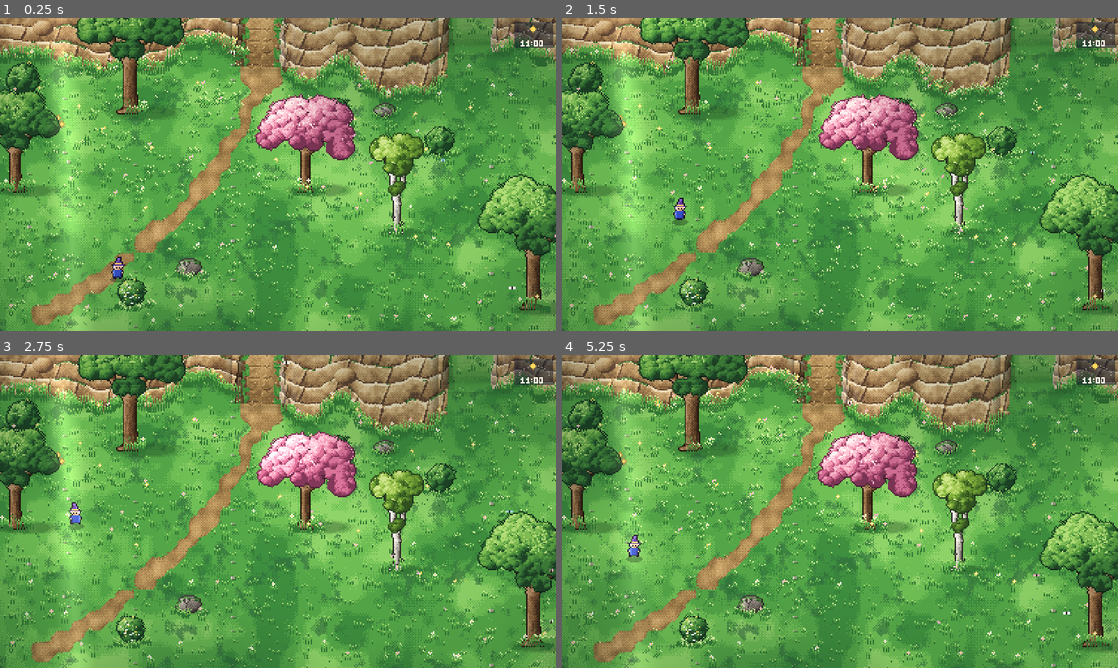
Above: before the commit, frames 1-4 (two rows, left to right).
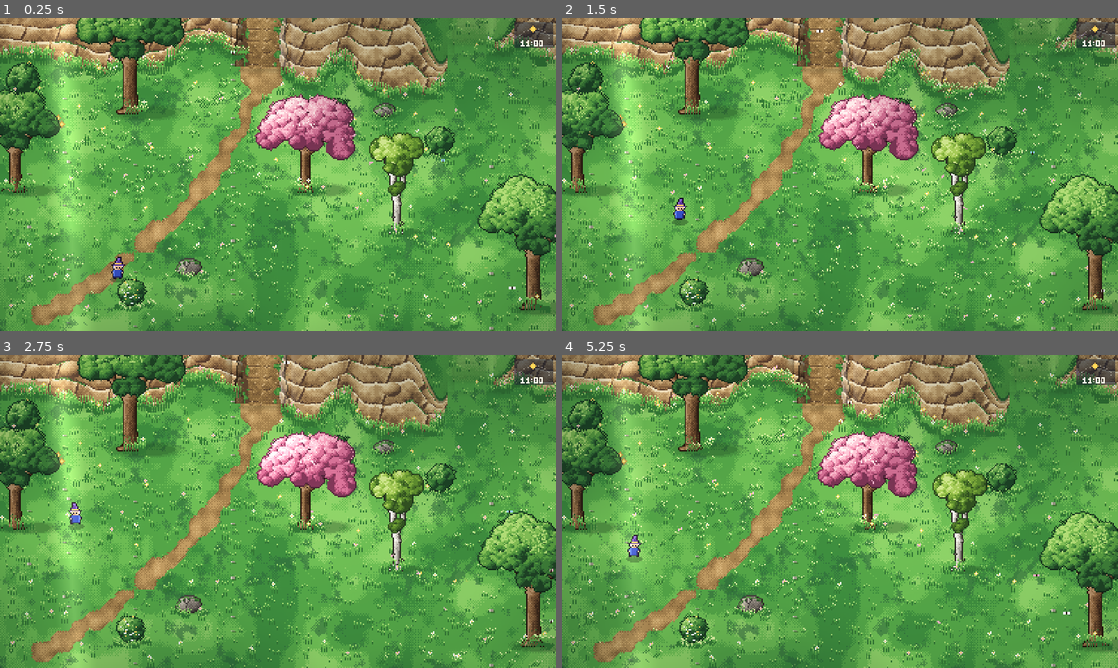
Above: after the commit, the same moments.

Repository: OMEN-2778/Verdelia
Game: Godot game, scene res://scenes/cliff_demo.tscn
The game is run twice, just before and just after one commit, with the same random seed, the same clock (stepped at 60 frames per second) and the same inputs. This scene is started directly instead of the project's main scene.
Inputs:
- Up to frame 1 (0.25 s): no input
- Up to frame 2 (1.5 s): hold Up (ui_up) from 0.53 s (still down)
- Up to frame 3 (2.75 s): release Up (ui_up) at 2.03 s; hold Left (ui_left) from 2.03 s (still down)
- Up to frame 4 (5.25 s): release Left (ui_left) at 3.53 s; hold Down (ui_down) 3.53-4.28 s; hold Right (ui_right) 4.28-5.03 s; hold Up (ui_up) from 5.03 s (still down)

The runs differ from the first frame. In frame 1, 4.3% of the frame differs, in the area x 2-100%, y 0-32%; in frame 2, 4.3%; in frame 3, 4.2%; in frame 4, 4.5%.

Commit message:
Give ramps depth: gullies into the high ground, cliffs sinking into grass slopes
- Earthen slopes and stairs run on past the top edge as a gully between banks
  that rise from nothing at its fading far end; banks are shaded left / lit
  right, cast shadow on the floor, and collide
- Floor shading runs from the gully's far end down to the foot
- Grass slopes have no cut walls: the cliff top comes down toward the slope on
  both sides so the face sinks into it, and the high ground rolls down shaded

Co-Authored-By: Claude Opus 5.5 <noreply@anthropic.com>
Claude-Session: https://claude.ai/code/session_01Y3QepJTJgk9rCJ93wTDK78

Diff:
--- a/world/cliff/cliff_band.gd
+++ b/world/cliff/cliff_band.gd
@@ -57,6 +57,7 @@
 		_queue()
 
 var _top := PackedFloat32Array()
+var _top_orig := PackedFloat32Array()  # top edge before grass slopes lowered it
 var _bottom := PackedFloat32Array()
 var _x0 := 0
 var _y0 := 0
@@ -89,10 +90,11 @@
 	for p in points:
 		ymin = minf(ymin, p.y)
 		ymax = maxf(ymax, p.y)
-	_y0 = int(ymin) - 18
+	_y0 = int(ymin) - 18 - (_notch_len() if not ramps.is_empty() else 0)  # room for ramp gullies
 	var h := int(ymax) + face + 36 - _y0
 	_img = Image.create(w, h, false, Image.FORMAT_RGBA8)
 	_shape(w)
+	_taper_for_grass_slopes(w)
 	_paint_face(w)
 	_paint_lip(w)
 	_paint_vines(w)
@@ -302,56 +304,66 @@
 		_put(x, by + 2, Color(MARBLE[1]))
 
 
-## A ramp cut through the face: the floor (earthen slope or stone stairs) runs from the top edge
-## down to the foot, between two freshly cut side walls (the left one in shade, the right one lit).
+## A ramp cut through the face. Climbing from the lower meadow to the upper level it has to cut
+## back into the high ground too, so above the top edge it runs on as a gully between two banks
+## that rise from nothing at its rounded far end to the full cut where the face drops away. The
+## floor (earthen slope, stone stairs, or the meadow itself) darkens the deeper it lies, the left
+## bank and wall throw their shadow across it, the left side is in shade and the right side lit.
 func _paint_ramp(cx: int, half: int, style: int) -> void:
 	var l := cx - half
 	var r := cx + half
 	if r < 0 or l >= _top.size():
 		return
-	var ta := 0.0
-	var ba := 0.0
-	var n := 0
-	for i in range(maxi(l, 0), mini(r + 1, _top.size())):
-		ta += _top[i]
-		ba += _bottom[i]
-		n += 1
-	ta /= n
-	ba /= n
-	var y0 := int(ta) - 3
+	var span := _ramp_span(cx, half)
+	var ta := span.x
+	var ba := span.y
+	var nl := float(_notch_len())
+	var yn := ta - nl  # far end of the gully
 	var y1 := int(ba) + 3
 	var orig := _img.duplicate() as Image  # the uncut face, to texture the cut walls with
 	# clear the face, lip, hanging grass and foot rubble across the cut
 	for i in range(l, r + 1):
 		for y in range(int(_top[clampi(i, 0, _top.size() - 1)]) - 10, int(_bottom[clampi(i, 0, _top.size() - 1)]) + 9):
 			_put(i, y, Color(0, 0, 0, 0))
-	# the floor
-	var steps := maxi(2, int(roundf((ba - ta) / 6.0)))
-	var sh := (ba - ta + 2.0) / steps
-	for i in range(l, r + 1):
-		var u := (i - cx) / float(maxi(half, 1))  # -1..1 across
-		var top_i := y0 + int(_noise(i, 3, 4) * 3.0)
-		var bot_i := y1 - int(_noise(i, 9, 4) * 3.0)
-		for y in range(top_i, bot_i + 1):
-			var f := clampf((y - ta) / maxf(ba - ta, 1.0), 0.0, 1.0)  # 0 top .. 1 bottom
+	# the floor, from the far end of the gully down to the foot
+	var steps := maxi(2, int(roundf((ba - yn) / 6.0)))
+	var sh := (ba - yn + 2.0) / steps
+	for y in range(int(yn) - 1, y1 + 1):
+		var west := float(l)
+		var east := float(r)
+		if y < ta:
+			west = cx - _notch_hw(y, ta, nl, half, -1, cx)
+			east = cx + _notch_hw(y, ta, nl, half, 1, cx)
+		var depth := clampf((y - yn) / maxf(ba - yn, 1.0), 0.0, 1.0)  # 0 far end .. 1 foot
+		for i in range(int(ceilf(west)), int(floorf(east)) + 1):
+			if y >= ta:
+				var bot_i := y1 - int(_noise(i, 9, 4) * 3.0)
+				if y > bot_i:
+					continue
+			var u := (i - cx) / float(maxi(half, 1))  # -1..1 across
 			var b: float = BAYER[(y & 3) * 4 + (i & 3)] / 16.0 - 0.5
+			var fade := smoothstep(0.45, 1.0, (ta - y) / nl) if y < ta else 0.0
+			if fade > 0.0 and style != 2 and _hash(i * 3 + 1, y * 7 + 5) + _noise(i, y + 300, 3) * 0.4 < fade * 1.25:
+				continue  # the far end of the gully peters out into the ground
+			var shadow := i - west < 1.0 + 4.0 * depth + (_noise(i, y, 3) - 0.5)  # from the left bank / wall
 			var c: Color
 			if style == 1:
-				c = _stair_pixel(i, y, u, ta, sh, b).darkened(f * 0.22)  # deeper into the cut, less light
-				if _cut_shadow(i, l, y, ta, ba) > 0.25:
+				c = _stair_pixel(i, y, u, yn, sh, b).darkened(depth * 0.24)
+				if shadow:
 					c = c.darkened(0.3)
 			elif style == 2:
 				# the meadow itself shows through (same ground, same tufts); only shade is laid over
 				# it, deepening down the slope and fading out at both ends so there is no seam
-				var ends := smoothstep(0.0, 0.18, f) * (1.0 - smoothstep(0.82, 1.0, f))
-				var shade := (0.06 + 0.2 * f) * ends + (0.16 if _cut_shadow(i, l, y, ta, ba) > 0.25 else 0.0) * smoothstep(0.0, 0.3, f)
+				var ends := smoothstep(0.0, 0.14, depth) * (1.0 - smoothstep(0.86, 1.0, depth))
+				var shade := ((0.04 + 0.22 * depth) * ends + (0.16 if shadow else 0.0) * smoothstep(0.0, 0.25, depth)) * (1.0 - fade)
 				var swell := fposmod((y + _noise(i, 60, 7) * 4.0) / 11.0, 1.0)
 				if swell < 0.12 and _noise(i, y + 90, 6) > 0.5:
 					shade += 0.06 * ends  # soft lumps in the turf hint at the slope
+				shade *= 1.0 - smoothstep(0.55, 1.0, absf(u)) * 0.7  # soft at the sides, no hard edge
 				shade = floorf((shade + b * 0.06) * 24.0) / 24.0
 				c = Color(0.04, 0.12, 0.06, clampf(shade, 0.0, 0.5))
 			else:
-				var v: float = 0.3 + 0.55 * (1.0 - f) + 0.12 * (1.0 - absf(u)) + (_noise(i, y, 3) - 0.5) * 0.24 + b * 0.2
+				var v: float = 0.3 + 0.55 * (1.0 - depth) + 0.12 * (1.0 - absf(u)) + (_noise(i, y, 3) - 0.5) * 0.24 + b * 0.2
 				var ledge := fposmod((y + _noise(i, 40, 6) * 5.0) / 9.0, 1.0)
 				if _noise(i, y + 140, 5) < 0.45:
 					ledge = 0.5  # the ledges break up, so it reads as a slope rather than steps
@@ -359,26 +371,55 @@
 					v -= 0.3  # little erosion ledges down the slope: a dark lip...
 				elif ledge < 0.24:
 					v += 0.16  # ...under a lit edge
-				if u > 0.8:
-					v -= 0.12
-				v -= _cut_shadow(i, l, y, ta, ba)
+				if shadow:
+					v -= 0.42
 				c = Color(DIRT[clampi(int(v * 6.0), 0, 5)])
 				var g := _noise(i, y + 70, 3)
-				if absf(u) > 0.62 and g > 0.62 - (absf(u) - 0.62):
-					c = Color(MEADOW[2 if g > 0.8 else 1]).darkened(f * 0.18)  # grass creeping in from the edges
+				var edge := minf(i - west, east - i) / maxf(east - west, 1.0)  # 0 at the sides
+				if edge < 0.2 and g > 0.5 + edge * 1.5:
+					c = Color(MEADOW[2 if g > 0.8 else 1]).darkened(depth * 0.2)  # grass creeping in from the sides
 					if _hash(i, y * 3 + 7) < 0.25:
 						c = Color(MEADOW_BLADE)
 				elif _hash(i * 7 + y, 913) < 0.012:
 					c = Color(ROCK[5])
 					_put(i, y + 1, Color(ROCK[2]))
 			_put(i, y, c)
+	# the gully banks: soil (turf for a grass slope) rising from nothing at the far end to the cut;
+	# the left bank faces away from the light, the right one into it; turf lips the high ground
+	for y in range(int(yn), int(ta) + 1):
+		if style == 2:
+			break  # a grass slope has no gully banks: the high ground just rolls down into it
+		var g := clampf((ta - y) / nl, 0.0, 1.0)  # 0 at the face .. 1 at the far end
+		var bh := int(roundf((1.0 - g) * 2.4 - 0.4))
+		for side in [-1, 1]:
+			var edge: float = cx + side * _notch_hw(y, ta, nl, half, side, cx)
+			var x0: int = int(roundf(edge)) + side
+			for k in bh:
+				var x: int = x0 + side * k
+				var c: Color
+				if style == 2:
+					c = Color(MEADOW_BLADE if side < 0 else MEADOW[2])
+				else:
+					c = Color(DIRT[1 if side < 0 else 4]) if k < bh - 1 else Color(DIRT[0] if side < 0 else DIRT[3])
+				_put(x, y, c)
+			var lip_x: int = x0 + side * bh
+			if _noise(lip_x, y + 50, 3) > g * 1.15:  # the turf lip breaks up as the bank dies away
+				_put(lip_x, y, Color(MEADOW[0] if side < 0 else MEADOW[2]))
+				if _noise(lip_x, y, 3) > 0.55:
+					_put(lip_x + side, y, Color(MEADOW[1]))
+	if style == 2:
+		_shade_tapered_ends(l, r)
+		for i in range(l - 3, r + 4):
+			for k in 4:
+				_blend(i, y1 + 1 + k, Color(0.08, 0.16, 0.1, 0.1 - k * 0.025))
+		return
 	# freshly cut side walls: the same rock, turned away from the light on the left and into it on
-	# the right; narrow at the top, widening toward the foot, with a ragged inner edge
+	# the right; widening toward the foot, with a ragged inner edge
 	for side in [-1, 1]:
 		for y in range(int(ta), int(ba) + 2):
 			var f := clampf((y - ta) / maxf(ba - ta, 1.0), 0.0, 1.0)
 			var jag := int(roundf((_noise(side * 31, y, 4) - 0.5) * 3.0))
-			var wpx := int(roundf(1.0 + 5.0 * f))
+			var wpx := int(roundf(2.0 + 4.0 * f))
 			var inner: int = (l + jag) if side < 0 else (r - jag)
 			for k in wpx + 1:
 				var x: int = (inner - k) if side < 0 else (inner + k)
@@ -397,11 +438,6 @@
 				elif k == wpx:
 					c = c.darkened(0.45)  # crease where the wall meets the old face
 				_img.set_pixel(x, yy, c)
-		# the turf of the top edge wraps round the corner
-		var cx2: int = (l - 1) if side < 0 else (r + 1)
-		for k in 3:
-			_put(cx2 + side * k, int(ta) - 1, Color(MEADOW[1]))
-			_put(cx2 + side * k, int(ta) - 2, Color(MEADOW[0]))
 	# the old face rounds off into the cut: shading wraps away from the light on the left end and
 	# into it on the right end
 	for side in [-1, 1]:
@@ -434,6 +470,68 @@
 			_blend(i, y1 + 1 + k, Color(0.08, 0.16, 0.1, 0.16 - k * 0.04))
 
 
+## A grass slope is no cut: the cliff sinks into it. Either side of it the top edge comes down
+## toward the foot, so the face shrinks to a low lip at the slope and the high ground rolls down
+## to meet it.
+func _taper_for_grass_slopes(w: int) -> void:
+	_top_orig = _top.duplicate()
+	for r in ramps:
+		if int(r.z) != 2:
+			continue
+		var cx := int(r.x) - _x0
+		var half := int(r.y)
+		var reach := half * 1.5 + 10.0
+		for side in [-1, 1]:
+			for d in range(1, int(reach) + 1):
+				var i: int = cx + side * (half + d)
+				if i < 0 or i >= w:
+					continue
+				var t := 1.0 - smoothstep(0.0, 1.0, (d + (_noise(i, side * 7, 6) - 0.5) * 5.0) / reach)
+				var drop := (_bottom[i] - _top[i]) * 0.82 * t
+				_top[i] = maxf(_top[i], _top_orig[i] + drop)
+
+
+## Shade on the high ground that rolls down into a grass slope (it shows the meadow through).
+func _shade_tapered_ends(l: int, r: int) -> void:
+	for i in _top.size():
+		if i >= l and i <= r:
+			continue
+		var t0 := _top_orig[i]
+		var t1 := _top[i]
+		if t1 - t0 < 1.0:
+			continue
+		for y in range(int(t0), int(t1) - 1):
+			var k := (y - t0) / maxf(t1 - t0, 1.0)
+			var b: float = BAYER[(y & 3) * 4 + (i & 3)] / 16.0 - 0.5
+			var a := floorf((0.03 + 0.16 * k + b * 0.05) * 24.0) / 24.0
+			if a > 0.0:
+				_put(i, y, Color(0.04, 0.12, 0.06, a))
+
+
+## How far a ramp's gully runs back into the high ground, in px.
+func _notch_len() -> int:
+	return clampi(int(face * 0.6), 10, 28)
+
+
+## Average top edge and foot (local y) across a ramp's columns.
+func _ramp_span(cx: int, half: int) -> Vector2:
+	var ta := 0.0
+	var ba := 0.0
+	var n := 0
+	for i in range(maxi(cx - half, 0), mini(cx + half + 1, _top.size())):
+		ta += _top_orig[i]
+		ba += _bottom[i]
+		n += 1
+	return Vector2(ta / maxi(n, 1), ba / maxi(n, 1))
+
+
+## Half width of the gully at local y: full where it meets the face, rounding off to a narrow tip
+## at its far end, each side wavering a little on its own.
+func _notch_hw(y: float, ta: float, nl: float, half: int, side: int, cx: int) -> float:
+	var t := clampf((y - (ta - nl)) / (nl * 0.7), 0.0, 1.0)
+	return half * (0.62 + 0.38 * sqrt(t)) + (_noise(cx + side * 17, y, 5) - 0.5) * 1.8
+
+
 func _stair_pixel(i: int, y: int, u: float, ta: float, sh: float, b: float) -> Color:
 	var g := y - (ta - 2.0)
 	var j := floori(g / sh)
@@ -455,14 +553,6 @@
 	return c
 
 
-## Shadow the left cut wall throws across the floor (light comes from the upper left): a few px
-## wide at the foot where the wall is tall, nothing at the top. Returns how much to darken.
-func _cut_shadow(i: int, l: int, y: int, ta: float, ba: float) -> float:
-	var f := clampf((y - ta) / maxf(ba - ta, 1.0), 0.0, 1.0)
-	var reach := 1.0 + 3.5 * f + (_noise(i, y, 3) - 0.5)
-	return 0.42 if i - l < reach else 0.0
-
-
 ## Index of the ramp whose floor contains local x (with `margin` px either side), or -1.
 func _ramp_index(local_x: float, margin := 0.0) -> int:
 	for k in ramps.size():
@@ -479,7 +569,7 @@
 	if k < 0:
 		return -1
 	var i := clampi(int(p.x) - _x0, 0, _top.size() - 1)
-	if p.y < _top[i] - 3.0 or p.y > _bottom[i] + 3.0:
+	if p.y < _top[i] - _notch_len() - 2.0 or p.y > _bottom[i] + 3.0:
 		return -1
 	return int(ramps[k].z)
 
@@ -506,6 +596,25 @@
 		start = maxi(start, int(c.y) + 1)
 	if start < _top.size() - 1:
 		spans.append(Vector2i(start, _top.size() - 1))
+	# the gully banks: you walk up the floor, not out over the sides
+	for r in ramps:
+		var cx := int(r.x) - _x0
+		var span := _ramp_span(cx, int(r.y))
+		var nl := float(_notch_len())
+		for side in [-1, 1]:
+			var line := PackedVector2Array()
+			var outer := PackedVector2Array()
+			var y := span.x - nl * 0.62
+			while y <= span.x + 3.0:
+				var x: float = cx + side * (_notch_hw(y, span.x, nl, int(r.y), side, cx) + 1.0) + _x0
+				line.append(Vector2(x, y))
+				outer.insert(0, Vector2(x + side * 3.0, y))
+				y += 2.0
+			line.append_array(outer)
+			if line.size() >= 3:
+				var bank := CollisionPolygon2D.new()
+				bank.polygon = line
+				body.add_child(bank)
 	for sp in spans:
 		var poly := PackedVector2Array()
 		var i: int = sp.x
@@ -534,7 +643,7 @@
 		if int(r.z) == 2:
 			continue  # grass slopes need no path
 		var i := clampi(int(r.x) - _x0, 0, _top.size() - 1)
-		var top := to_global(Vector2(r.x, _top[i]))
+		var top := to_global(Vector2(r.x, _top[i] - _notch_len()))
 		var bot := to_global(Vector2(r.x, _bottom[i]))
 		for area in [Rect2(top + Vector2(-r.y * 0.8, -14), Vector2(r.y * 1.6, 16)), Rect2(bot + Vector2(-r.y * 0.8, -2), Vector2(r.y * 1.6, 16))]:
 			var c0 := t.cell_at(area.position)
@@ -579,6 +688,9 @@
 	var i := int(p.x) - _x0
 	if i < 0 or i >= _bottom.size():
 		return false
+	var rk := _ramp_index(p.x, 2.0)
+	if rk >= 0 and int(ramps[rk].z) != 2 and p.y > _top[i] - _notch_len() - 2 and p.y <= _top[i]:
+		return true  # the gully floor of a path or stairs
 	if not (p.y > _top[i] - 1 and p.y < _bottom[i] + 1):
 		return false
 	var k := _ramp_index(p.x, -2.0)
Binary file changed: docs/art/cliff-grass-slope-scene.png
Binary file changed: docs/art/cliff-ramps.png
Not shown, changed: CHANGELOG.md
Not shown, changed: README.md
Not shown, changed: docs/art/cliff-ramps.mp4
